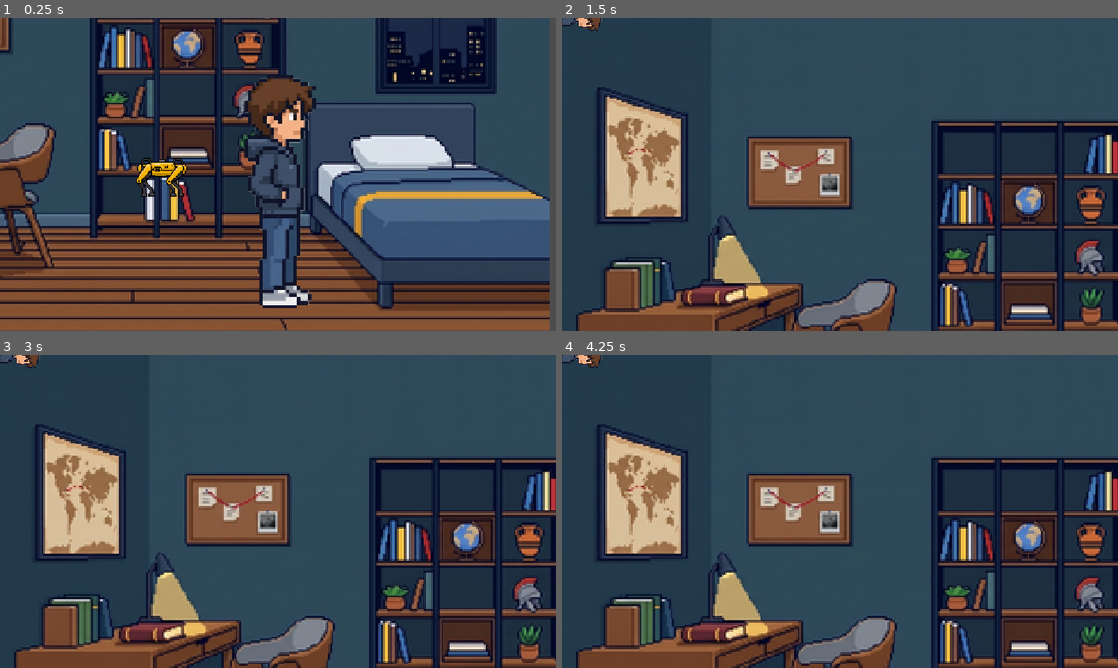
Above: before the commit, frames 1-4 (two rows, left to right).
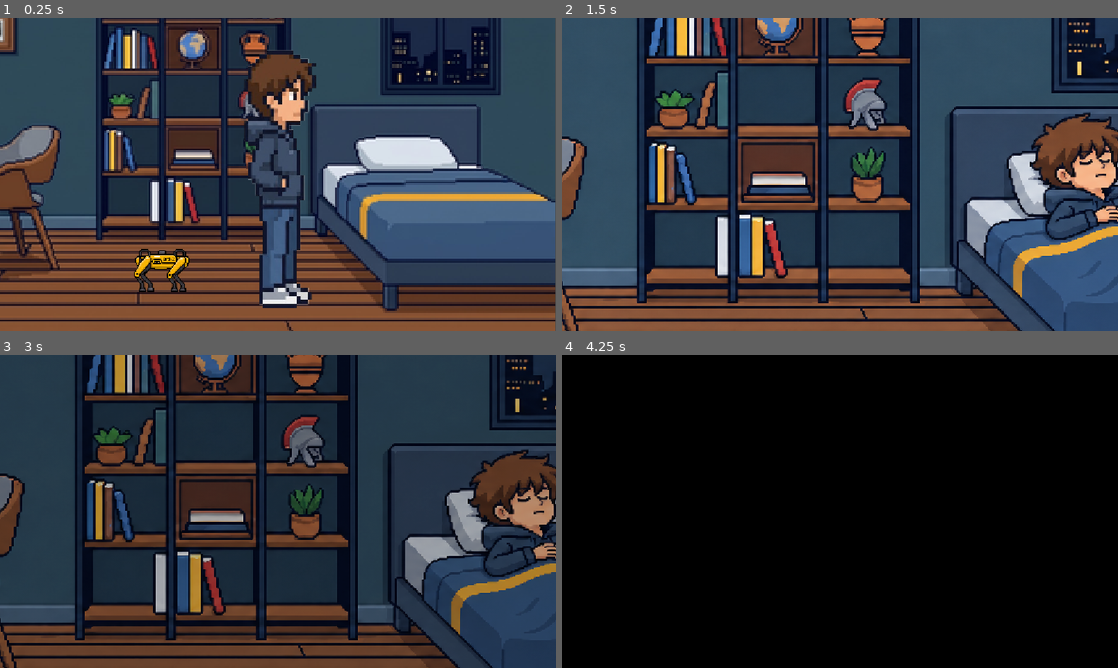
Above: after the commit, the same moments.

Repository: alexnikoghosyan/Ctrl-Z
Game: Godot game, scene res://scene/intro.tscn
Same seed, same stepped clock (60 frames per second), same inputs: the game is played once before the commit and once after it.
Inputs (mouse positions are in pixels of both pictures, inside the frame that each line leads up to):
- Up to frame 1 (0.25 s): no input
- Up to frame 2 (1.5 s): move the mouse to (962, 158) at 0.52 s; hold Right (Right) from 0.53 s (still down); tap E (E) at 0.6, 1.35 s; click (962, 158) at 0.67 s; tap Enter at 1.25 s; move the mouse to (728, 190) at 1.27 s; click (728, 190) at 1.42 s
- Up to frame 3 (3 s): tap Space at 2 s; move the mouse to (333, 442) at 2.02 s; release Right (Right) at 2.03 s; hold Left (Left) 2.03-2.78 s; tap E (E) at 2.1, 2.85 s; click (333, 442) at 2.17 s; move the mouse to (250, 574) at 2.77 s; hold Right (Right) from 2.78 s (still down); click (250, 574) at 2.92 s
- Up to frame 4 (4.25 s): keep holding Right (Right); move the mouse to (1006, 558) at 3.52 s; tap E (E) at 3.6 s; click (1006, 558) at 3.67 s

The runs differ from the first frame. In frame 1, 37% of the frame differs, in the area x 0-100%, y 0-100%; in frame 2, 69%; in frame 3, 72%; in frame 4, 100%.

Commit message:
abc

Diff:
--- a/scene/character_body_2d.gd
+++ b/scene/character_body_2d.gd
@@ -6,6 +6,11 @@
 const DOG_FOLLOW_DELAY := 0.32
 const DOG_FOLLOW_DISTANCE := 160.0
 const DOG_FOLLOW_SPEED := 520.0
+const WALK_SPRITE_SCALE := Vector2(2.0, 2.45)
+const WALK_SPRITE_OFFSET := Vector2(0.0, -14.0)
+const IDLE_SPRITE_SCALE := Vector2(2.0, 2.21)
+const IDLE_SPRITE_OFFSET := Vector2(0.0, -22.0)
+const STANDARD_SPRITE_SCALE := Vector2(2.0, 2.0)
 
 @onready var sprite: AnimatedSprite2D = $AnimatedSprite2D
 @onready var dog: AnimatedSprite2D = $Robot_Dog
@@ -19,7 +24,10 @@
 
 
 func _ready() -> void:
-	dog_vertical_offset = dog.global_position.y - global_position.y
+	_play_character_animation("default")
+	var player_sprite_bottom := _get_sprite_bottom_in_parent(sprite)
+	var dog_sprite_bottom := _get_sprite_bottom_in_parent(dog)
+	dog_vertical_offset = (player_sprite_bottom - dog_sprite_bottom) * absf(global_scale.y)
 
 	dog.z_index = 1
 	sprite.z_index = 2
@@ -30,6 +38,52 @@
 		"position": global_position,
 		"direction": facing_direction,
 	})
+
+
+func wake_up_at(wake_position: Vector2) -> void:
+	global_position = wake_position
+	velocity = Vector2.ZERO
+	speed = WALK_SPEED
+	double_tap_timer = 0.0
+	facing_direction = 1.0
+	trail_elapsed = 0.0
+	trail.clear()
+	trail.append({
+		"time": trail_elapsed,
+		"position": global_position,
+		"direction": facing_direction,
+	})
+
+	sprite.flip_h = false
+	_play_character_animation("default")
+	sprite.modulate = Color(1.0, 1.0, 1.0, 0.0)
+	sprite.visible = true
+	dog.global_position = global_position + Vector2(-DOG_FOLLOW_DISTANCE, dog_vertical_offset)
+	dog.flip_h = false
+	dog.play("default")
+	dog.modulate = Color(1.0, 1.0, 1.0, 0.0)
+	dog.visible = true
+	set_process(true)
+	set_physics_process(true)
+
+	var wake_tween := create_tween()
+	wake_tween.set_parallel(true)
+	wake_tween.tween_property(sprite, "modulate:a", 1.0, 0.35)
+	wake_tween.tween_property(dog, "modulate:a", 1.0, 0.35)
+
+
+func _get_sprite_bottom_in_parent(animated_sprite: AnimatedSprite2D) -> float:
+	var texture := animated_sprite.sprite_frames.get_frame_texture(animated_sprite.animation, animated_sprite.frame)
+	if texture == null:
+		return animated_sprite.position.y
+
+	var texture_size := texture.get_size()
+	var frame_bottom := animated_sprite.offset.y
+	if animated_sprite.centered:
+		frame_bottom += texture_size.y * 0.5
+	else:
+		frame_bottom += texture_size.y
+	return animated_sprite.position.y + frame_bottom * animated_sprite.scale.y
 
 
 func _physics_process(delta: float) -> void:
@@ -51,20 +105,36 @@
 		facing_direction = signf(direction)
 		velocity.x = direction * speed
 		sprite.flip_h = direction < 0.0
-		sprite.play("Run" if speed == RUN_SPEED else "Walk")
+		if speed == RUN_SPEED:
+			_play_character_animation("Run")
+		else:
+			_play_character_animation("Walk")
 	else:
 		velocity.x = move_toward(velocity.x, 0.0, WALK_SPEED * 8.0 * delta)
 		speed = WALK_SPEED
 		if absf(velocity.x) > 1.0:
-			sprite.play("Walk")
+			_play_character_animation("Walk")
 		else:
-			sprite.play("default")
+			_play_character_animation("default")
 
 	if not is_on_floor():
 		velocity += get_gravity() * delta
 
 	move_and_slide()
 	_update_dog_follow(delta)
+
+
+func _play_character_animation(animation_name: StringName) -> void:
+	if animation_name == "Walk":
+		sprite.scale = WALK_SPRITE_SCALE
+		sprite.offset = WALK_SPRITE_OFFSET
+	elif animation_name == "default":
+		sprite.scale = IDLE_SPRITE_SCALE
+		sprite.offset = IDLE_SPRITE_OFFSET
+	else:
+		sprite.scale = STANDARD_SPRITE_SCALE
+		sprite.offset = Vector2.ZERO
+	sprite.play(animation_name)
 
 
 func _update_dog_follow(delta: float) -> void:
--- a/scene/character_body_2d.tscn
+++ b/scene/character_body_2d.tscn
@@ -1,7 +1,7 @@
 [gd_scene format=3 uid="uid://c3pc6l3yk71vu"]
 
 [ext_resource type="Texture2D" uid="uid://bbqia6sncog6r" path="res://e5559193-d459-4ca1-b42e-61a2eb34dade.png" id="1_ghijl"]
-[ext_resource type="Texture2D" uid="uid://dv84fffemfofl" path="res://Pixel Art Hoodie Walking Cycle Sprite Sheet.png" id="2_44cfe"]
+[ext_resource type="Texture2D" path="res://player_walk_cycle_new.png" id="2_44cfe"]
 [ext_resource type="Texture2D" uid="uid://3i8cjymims3w" path="res://Editing_pixel_art_character_image_9e3dbd3d_2K_1_-removebg-preview.png" id="3_dd465"]
 
 [sub_resource type="AtlasTexture" id="AtlasTexture_lhvu3"]
@@ -38,35 +38,35 @@
 
 [sub_resource type="AtlasTexture" id="AtlasTexture_ebjds"]
 atlas = ExtResource("2_44cfe")
-region = Rect2(0, 0, 271, 714)
+region = Rect2(0, 0, 443, 443)
 
 [sub_resource type="AtlasTexture" id="AtlasTexture_y1dt5"]
 atlas = ExtResource("2_44cfe")
-region = Rect2(271, 0, 271, 714)
+region = Rect2(443, 0, 443, 443)
 
 [sub_resource type="AtlasTexture" id="AtlasTexture_au0nh"]
 atlas = ExtResource("2_44cfe")
-region = Rect2(542, 0, 271, 714)
+region = Rect2(887, 0, 443, 443)
 
 [sub_resource type="AtlasTexture" id="AtlasTexture_76bt2"]
 atlas = ExtResource("2_44cfe")
-region = Rect2(813, 0, 271, 714)
+region = Rect2(1330, 0, 443, 443)
 
 [sub_resource type="AtlasTexture" id="AtlasTexture_sxias"]
 atlas = ExtResource("2_44cfe")
-region = Rect2(1084, 0, 271, 714)
+region = Rect2(0, 443, 443, 443)
 
 [sub_resource type="AtlasTexture" id="AtlasTexture_ucfvk"]
 atlas = ExtResource("2_44cfe")
-region = Rect2(1355, 0, 271, 714)
+region = Rect2(443, 443, 443, 443)
 
 [sub_resource type="AtlasTexture" id="AtlasTexture_2dyae"]
 atlas = ExtResource("2_44cfe")
-region = Rect2(1626, 0, 271, 714)
+region = Rect2(887, 443, 443, 443)
 
 [sub_resource type="AtlasTexture" id="AtlasTexture_2u5n8"]
 atlas = ExtResource("2_44cfe")
-region = Rect2(1897, 0, 271, 714)
+region = Rect2(1330, 443, 443, 443)
 
 [sub_resource type="SpriteFrames" id="SpriteFrames_xrivr"]
 animations = [{
@@ -126,7 +126,7 @@
 }],
 "loop": 1,
 "name": &"Walk",
-"speed": 5.0
+"speed": 8.0
 }, {
 "frames": [{
 "duration": 1.0,
--- a/scene/intro.gd
+++ b/scene/intro.gd
@@ -2,9 +2,17 @@
 
 const CHILD_DIALOGUE := "res://dialogue_child_panel.png"
 const ROBOT_DIALOGUE := "res://dialogue_robot_panel.png"
+const PIXEL_FONT := "res://Fonts/Perfect_DOS_VGA_437_Win.ttf"
+const SLEEPING_BEDROOM := "res://bedroom_sleeping.png"
+const MORNING_BEDROOM := "res://bedroom_morning.png"
+const WAKING_BEDROOM := "res://bedroom_waking.png"
+const STANDING_BEDROOM := "res://bedroom_standing.png"
+const AWAKE_BEDROOM := "res://bedroom_awake.png"
+const ROOSTER_CROW := "res://Music/rooster_crow.mp3"
 const TYPEWRITER_SPEED := 32.0
 
 var player_in_area := false
+var bed_player_in_area := false
 var table_view_active := false
 var book_is_open := false
 var animation_busy := false
@@ -13,6 +21,8 @@
 
 var dialogue_panel: TextureRect
 var dialogue_text: Label
+var fade_to_black: ColorRect
+var rooster_player: AudioStreamPlayer
 var dialogue_index := 0
 var conversation_finished := false
 var typing_dialogue := false
@@ -27,9 +37,11 @@
 @onready var stand_up: Node = $"Intro/StandUp"
 @onready var standing_down: Node = $"Intro/Standing_Down"
 @onready var player_body: CharacterBody2D = $"Intro/StandUp/CharacterBody2D"
+@onready var bedroom_background: TextureRect = $"Intro/StandUp/TextureRect"
 @onready var book_sprite: AnimatedSprite2D = $"Intro/Standing_Down/AnimatedSprite2D"
 @onready var interaction_area: Area2D = $"Intro/StandUp/Area2D"
 @onready var bed_area: Area2D = $"Intro/StandUp/Area2D2"
+@onready var bed_marker: CollisionShape2D = $"Intro/StandUp/Area2D2/CollisionShape2D"
 
 
 func _ready() -> void:
@@ -37,8 +49,11 @@
 	interaction_area.body_exited.connect(_on_interaction_body_exited)
 	interaction_area.monitoring = true
 	bed_area.body_entered.connect(_on_bed_body_entered)
+	bed_area.body_exited.connect(_on_bed_body_exited)
 
 	_create_dialogue_ui()
+	_create_fade_overlay()
+	_create_rooster_player()
 
 	book_sprite.animation = "default"
 	book_sprite.sprite_frames.set_animation_loop("default", false)
@@ -52,6 +67,9 @@
 
 func _process(_delta: float) -> void:
 	if not table_view_active:
+		if bed_player_in_area and Input.is_action_just_pressed("E"):
+			_start_sleep()
+			return
 		if player_in_area and Input.is_action_just_pressed("E"):
 			table_view_active = true
 			_set_branch_active(stand_up, false)
@@ -85,12 +103,14 @@
 		return
 
 	if Input.is_action_just_pressed("Right"):
-		if dialogue_index < DIALOGUE_LINES.size() - 1:
+		if conversation_finished and dialogue_index == DIALOGUE_LINES.size() - 1:
+			_close_table_view()
+		elif dialogue_index < DIALOGUE_LINES.size() - 1:
 			dialogue_index += 1
 			_show_dialogue_line()
 	elif Input.is_action_just_pressed("Left"):
-		if conversation_finished:
-			_set_book_open(false)
+		if conversation_finished and dialogue_index == DIALOGUE_LINES.size() - 1:
+			_close_table_view()
 		elif dialogue_index > 0:
 			dialogue_index -= 1
 			_show_dialogue_line()
@@ -100,6 +120,11 @@
 	if not table_view_active or animation_busy:
 		return
 	if event is InputEventMouseButton and event.button_index == MOUSE_BUTTON_LEFT and event.pressed:
+		if conversation_finished and dialogue_index == DIALOGUE_LINES.size() - 1 and dialogue_panel.get_global_rect().has_point(event.position):
+			_close_table_view()
+			get_viewport().set_input_as_handled()
+			return
+
 		var local_mouse := book_sprite.get_local_mouse_position()
 		var frame_texture := book_sprite.sprite_frames.get_frame_texture(book_sprite.animation, book_sprite.frame)
 		var frame_rect := Rect2(-frame_texture.get_size() * 0.5, frame_texture.get_size())
@@ -108,6 +133,18 @@
 				_set_book_open(true)
 			elif conversation_finished:
 				_set_book_open(false)
+
+
+func _close_table_view() -> void:
+	table_view_active = false
+	book_is_open = false
+	conversation_finished = false
+	typing_dialogue = false
+	dialogue_panel.visible = false
+	book_sprite.stop()
+	book_sprite.frame = book_sprite.sprite_frames.get_frame_count("default") - 1
+	_set_branch_active(standing_down, false)
+	_set_branch_active(stand_up, true)
 
 
 func _set_book_open(open: bool) -> void:
@@ -142,7 +179,7 @@
 
 	var viewport_size := get_viewport().get_visible_rect().size
 	var panel_width := minf(1100.0, viewport_size.x - 32.0)
-	var panel_height := panel_width * float(panel_texture.get_height()) / float(panel_texture.get_width())
+	var panel_height := panel_width * float(panel_texture.get_height()) / float(panel_texture.get_width()) * 0.90
 	dialogue_panel.position = Vector2((viewport_size.x - panel_width) * 0.5, viewport_size.y - panel_height - 12.0)
 	dialogue_panel.size = Vector2(panel_width, panel_height)
 	dialogue_panel.visible = false
@@ -151,13 +188,24 @@
 	dialogue_text = Label.new()
 	dialogue_text.name = "ChildQuestion"
 	dialogue_text.text = "Երեխա․ «Ի՞նչ է տեղի ունեցել Չեռնոբիլի ատոմակայանի հետ»։"
-	dialogue_text.position = Vector2(panel_width * 0.255, panel_height * 0.25)
-	dialogue_text.size = Vector2(panel_width * 0.72, panel_height * 0.50)
+	dialogue_text.position = Vector2(panel_width * 0.33, panel_height * 0.17)
+	dialogue_text.size = Vector2(panel_width * 0.31, panel_height * 0.34)
+	dialogue_text.custom_maximum_size = dialogue_text.size
+	dialogue_text.scale = Vector2(2.0, 2.0)
+	dialogue_text.texture_filter = CanvasItem.TEXTURE_FILTER_NEAREST
 	dialogue_text.autowrap_mode = TextServer.AUTOWRAP_WORD_SMART
 	dialogue_text.horizontal_alignment = HORIZONTAL_ALIGNMENT_LEFT
 	dialogue_text.vertical_alignment = VERTICAL_ALIGNMENT_CENTER
-	dialogue_text.add_theme_font_size_override("font_size", 19)
+	dialogue_text.add_theme_font_size_override("font_size", 8)
+	dialogue_text.add_theme_constant_override("line_spacing", 5)
 	dialogue_text.add_theme_color_override("font_color", Color("#342a29"))
+	var pixel_font := load(PIXEL_FONT) as FontFile
+	if pixel_font != null:
+		var armenian_pixel_fallback := SystemFont.new()
+		armenian_pixel_fallback.font_names = PackedStringArray(["Consolas"])
+		armenian_pixel_fallback.antialiasing = TextServer.FONT_ANTIALIASING_NONE
+		pixel_font.fallbacks = [armenian_pixel_fallback, ThemeDB.fallback_font]
+		dialogue_text.add_theme_font_override("font", pixel_font)
 	dialogue_panel.add_child(dialogue_text)
 
 
@@ -172,20 +220,123 @@
 
 
 func _on_bed_body_entered(body: Node2D) -> void:
-	if body != player_body or ending_started:
+	if body == player_body:
+		bed_player_in_area = true
+
+
+func _on_bed_body_exited(body: Node2D) -> void:
+	if body == player_body:
+		bed_player_in_area = false
+
+
+func _start_sleep() -> void:
+	if ending_started:
 		return
 
 	ending_started = true
+	bed_player_in_area = false
+	var sleeping_texture := load(SLEEPING_BEDROOM) as Texture2D
+	if sleeping_texture == null:
+		push_error("Could not load sleeping bedroom: " + SLEEPING_BEDROOM)
+		return
+	bedroom_background.texture = sleeping_texture
+
 	player_body.velocity = Vector2.ZERO
-	player_body.global_position = bed_area.global_position
+	player_body.global_position = bed_marker.global_position + Vector2(75.0, -28.0)
 	player_body.set_physics_process(false)
 	player_body.set_process(false)
 
 	var player_sprite: AnimatedSprite2D = player_body.get_node("AnimatedSprite2D")
 	player_sprite.stop()
-	player_sprite.play("default")
-	player_sprite.scale = Vector2(0.7, 0.7)
-	player_sprite.rotation = PI / 2.0
+	player_sprite.visible = false
+	var dog: AnimatedSprite2D = player_body.get_node("Robot_Dog")
+	dog.stop()
+	dog.visible = false
+
+	await get_tree().create_timer(2.0).timeout
+	var fade_out := create_tween()
+	fade_out.tween_property(fade_to_black, "color:a", 1.0, 1.5)
+	await fade_out.finished
+	await get_tree().create_timer(0.8).timeout
+
+	var morning_texture := load(MORNING_BEDROOM) as Texture2D
+	if morning_texture == null:
+		push_error("Could not load morning bedroom: " + MORNING_BEDROOM)
+		return
+	bedroom_background.texture = morning_texture
+	if rooster_player != null:
+		rooster_player.play()
+
+	var fade_in := create_tween()
+	fade_in.tween_property(fade_to_black, "color:a", 0.0, 2.0)
+	await fade_in.finished
+	await get_tree().create_timer(1.0).timeout
+
+	var waking_texture := load(WAKING_BEDROOM) as Texture2D
+	if waking_texture == null:
+		push_error("Could not load waking bedroom: " + WAKING_BEDROOM)
+		return
+	await _crossfade_bedroom(waking_texture, 0.9)
+	await get_tree().create_timer(0.7).timeout
+
+	var standing_texture := load(STANDING_BEDROOM) as Texture2D
+	if standing_texture == null:
+		push_error("Could not load standing bedroom: " + STANDING_BEDROOM)
+		return
+	await _crossfade_bedroom(standing_texture, 0.8)
+	await get_tree().create_timer(0.5).timeout
+
+	var awake_texture := load(AWAKE_BEDROOM) as Texture2D
+	if awake_texture == null:
+		push_error("Could not load awake bedroom: " + AWAKE_BEDROOM)
+		return
+	await _crossfade_bedroom(awake_texture, 0.7)
+	player_body.call("wake_up_at", bed_marker.global_position + Vector2(-145.0, -32.0))
+
+
+func _crossfade_bedroom(next_texture: Texture2D, duration: float) -> void:
+	var transition_layer := TextureRect.new()
+	transition_layer.name = "WakingTransition"
+	transition_layer.texture = next_texture
+	transition_layer.expand_mode = TextureRect.EXPAND_IGNORE_SIZE
+	transition_layer.stretch_mode = TextureRect.STRETCH_SCALE
+	transition_layer.texture_filter = CanvasItem.TEXTURE_FILTER_NEAREST
+	transition_layer.mouse_filter = Control.MOUSE_FILTER_IGNORE
+	transition_layer.set_anchors_and_offsets_preset(Control.PRESET_FULL_RECT)
+	transition_layer.modulate.a = 0.0
+	stand_up.add_child(transition_layer)
+
+	var tween := create_tween()
+	tween.tween_property(transition_layer, "modulate:a", 1.0, duration)
+	await tween.finished
+	bedroom_background.texture = next_texture
+	transition_layer.queue_free()
+
+
+func _create_rooster_player() -> void:
+	var rooster_stream := load(ROOSTER_CROW) as AudioStream
+	if rooster_stream == null:
+		push_error("Could not load rooster crow: " + ROOSTER_CROW)
+		return
+
+	rooster_player = AudioStreamPlayer.new()
+	rooster_player.name = "RoosterCrow"
+	rooster_player.stream = rooster_stream
+	add_child(rooster_player)
+
+
+func _create_fade_overlay() -> void:
+	var layer := CanvasLayer.new()
+	layer.name = "EndingLayer"
+	layer.layer = 20
+	add_child(layer)
+
+	fade_to_black = ColorRect.new()
+	fade_to_black.name = "FadeToBlack"
+	fade_to_black.color = Color(0.0, 0.0, 0.0, 0.0)
+	fade_to_black.set_anchors_and_offsets_preset(Control.PRESET_FULL_RECT)
+	fade_to_black.mouse_filter = Control.MOUSE_FILTER_IGNORE
+	layer.add_child(fade_to_black)
 
 
 func _on_book_animation_finished() -> void:
--- a/scene/intro.tscn
+++ b/scene/intro.tscn
@@ -122,14 +122,20 @@
 
 [node name="Standing_Down" type="Control" parent="Intro" unique_id=1200777419]
 layout_mode = 3
-anchors_preset = 0
+anchors_preset = 15
+anchor_right = 1.0
+anchor_bottom = 1.0
+grow_horizontal = 2
+grow_vertical = 2
 
 [node name="TextureRect" type="TextureRect" parent="Intro/Standing_Down" unique_id=1841437774]
 texture_filter = 1
-layout_mode = 0
-offset_top = 10.0
-offset_right = 1144.8889
-offset_bottom = 654.0
+layout_mode = 1
+anchors_preset = 15
+anchor_right = 1.0
+anchor_bottom = 1.0
+grow_horizontal = 2
+grow_vertical = 2
 texture = ExtResource("2_b5vnh")
 
 [node name="AnimatedSprite2D" type="AnimatedSprite2D" parent="Intro/Standing_Down" unique_id=571957204]
@@ -140,17 +146,20 @@
 
 [node name="StandUp" type="Control" parent="Intro" unique_id=552605169]
 layout_mode = 3
-anchors_preset = 0
+anchors_preset = 15
+anchor_right = 1.0
+anchor_bottom = 1.0
+grow_horizontal = 2
+grow_vertical = 2
 
 [node name="TextureRect" type="TextureRect" parent="Intro/StandUp" unique_id=676821941]
 texture_filter = 1
 layout_mode = 1
-anchors_preset = -1
-anchor_right = 2.3890002
-anchor_bottom = 2.3700001
-offset_left = -9.0
-offset_right = 1145.8345
-offset_bottom = 645.0
+anchors_preset = 15
+anchor_right = 1.0
+anchor_bottom = 1.0
+grow_horizontal = 2
+grow_vertical = 2
 texture = ExtResource("1_nc68o")
 
 [node name="CharacterBody2D" parent="Intro/StandUp" unique_id=1443733164 instance=ExtResource("5_80ywi")]
--- a/scene/robot_dog.tscn
+++ b/scene/robot_dog.tscn
@@ -56,7 +56,7 @@
 size = Vector2(328.65793, 252.44727)
 
 [node name="Robot_Dog" type="AnimatedSprite2D" unique_id=795447843]
-scale = Vector2(0.58318, 0.58318)
+scale = Vector2(0.64, 0.64)
 sprite_frames = SubResource("SpriteFrames_13qdw")
 autoplay = "default"
 frame_progress = 0.6713959
Binary file added: Fonts/Perfect_DOS_VGA_437.ttf
Not shown, added: Fonts/Perfect_DOS_VGA_437.ttf.import
Binary file added: Fonts/Perfect_DOS_VGA_437_Win.ttf
Not shown, added: Fonts/Perfect_DOS_VGA_437_Win.ttf.import
Not shown, added: Music/rooster_crow.mp3.import
Binary file added: bedroom_awake.png
Not shown, added: bedroom_awake.png.import
Binary file added: bedroom_morning.png
Not shown, added: bedroom_morning.png.import
Binary file added: bedroom_sleeping.png
Not shown, added: bedroom_sleeping.png.import
Binary file added: bedroom_standing.png
(and 6 more such lines)
